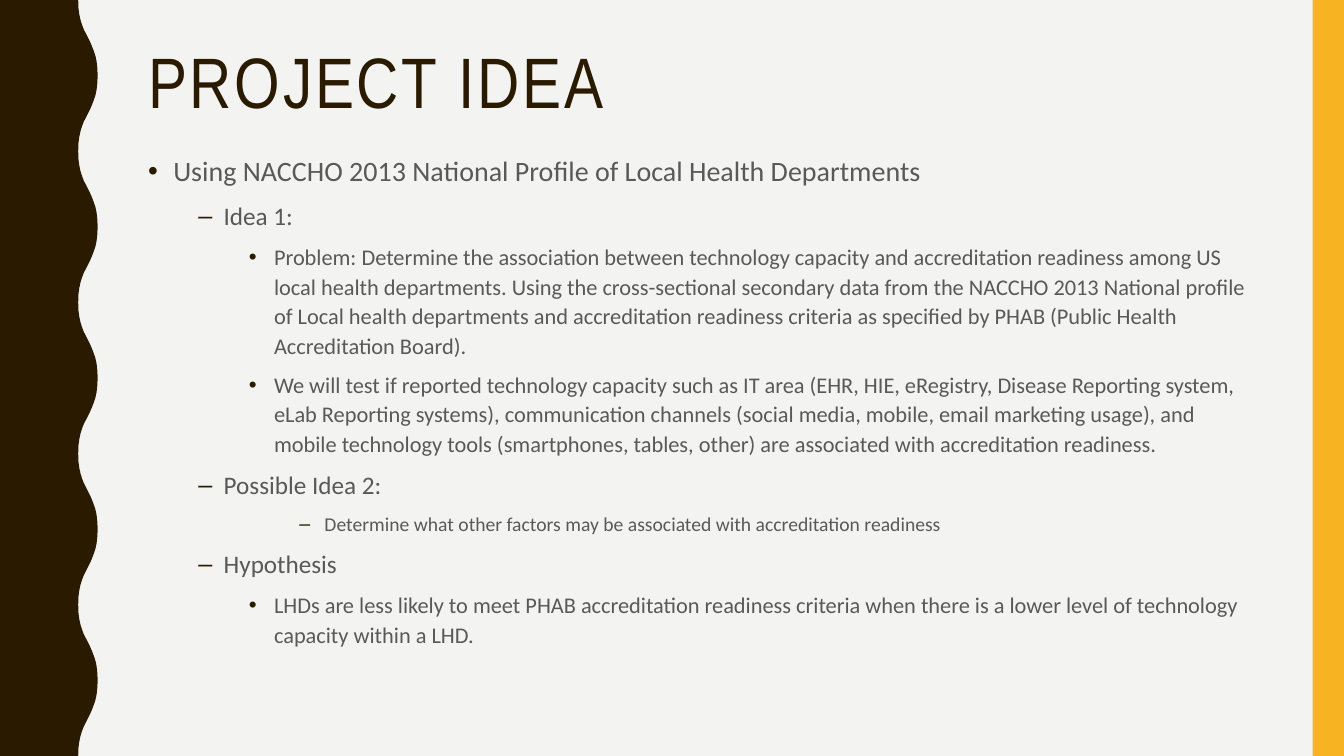
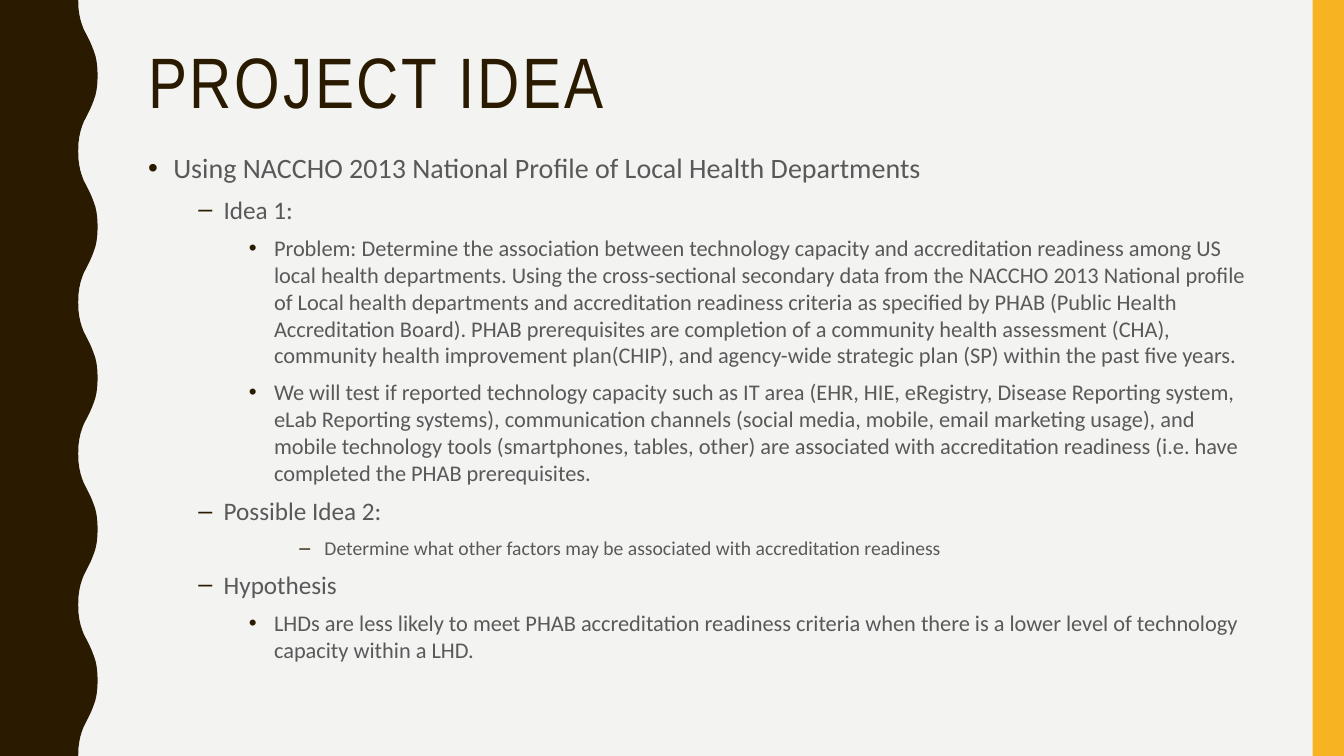
Before and after one commit to pyroalf/ga-data-science, a slide deck: slide 2 of Final Project/Part I/Presentation1.pptx. Drawn at 1344x756 pixels with LibreOffice and Linux fonts; fonts in the diff are those of the drawing. Boxes give left, top, right and bottom in pixels: in the first picture for what was removed or moved away, otherwise in the second. Text is boxed around its words. In the diff, an @@ line names an element or a change of style, - is before the commit and + after.

Commit message:
updates to presentation
added 1 slide

```diff
--- a/Final Project/Part I/Presentation1.pptx
+++ b/Final Project/Part I/Presentation1.pptx
@@ text at <box>173,158,1238,662</box>: line spacing 1.1 to 1 @@
@@ text at <box>274,240,1245,485</box>: text changed @@
-    • Problem: Determine the association between technology capacity and accreditation readiness among US local health departments. Using the cross-sectional secondary data from the NACCHO 2013 National profile of Local health departments and accreditation readiness criteria as specified by PHAB (Public Health Accreditation Board).
-    • We will test if reported technology capacity such as IT area (EHR, HIE, eRegistry, Disease Reporting system, eLab Reporting systems), communication channels (social media, mobile, email marketing usage), and mobile technology tools (smartphones, tables, other) are associated with accreditation readiness.
+    • Problem: Determine the association between technology capacity and accreditation readiness among US local health departments. Using the cross-sectional secondary data from the NACCHO 2013 National profile of Local health departments and accreditation readiness criteria as specified by PHAB (Public Health Accreditation Board). PHAB prerequisites are completion of a community health assessment (CHA), community health improvement plan(CHIP), and agency-wide strategic plan (SP) within the past five years.
+    • We will test if reported technology capacity such as IT area (EHR, HIE, eRegistry, Disease Reporting system, eLab Reporting systems), communication channels (social media, mobile, email marketing usage), and mobile technology tools (smartphones, tables, other) are associated with accreditation readiness (i.e. have completed the PHAB prerequisites.
```
Also in this commit, not shown: 1 slide added, 1 other file.
